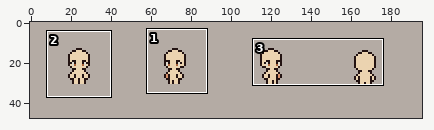
Pixel-art file, stored at Aseprite/ani/boy.aseprite. The first picture is a wide view before the edit; the outline marks the close-up.
Close-up. First the earlier version:
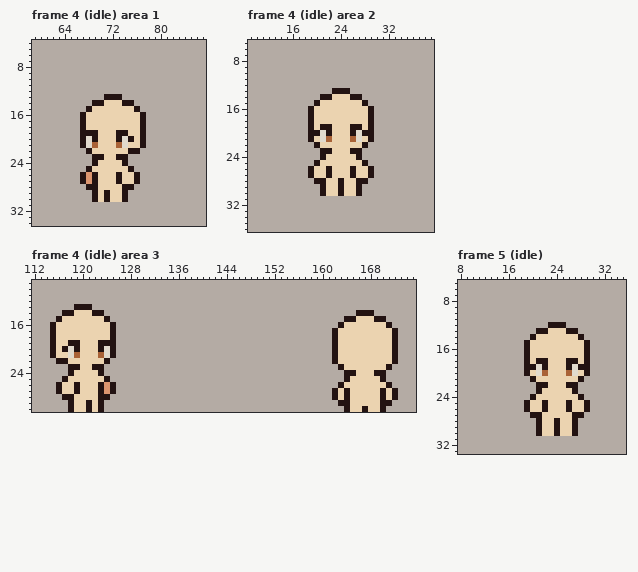
196x48 pixels, 56 frames. Shown: frame 4 (idle) area 1: x 59..87, y 4..34; frame 4 (idle) area 2: x 9..39, y 5..36; frame 4 (idle) area 3: x 112..175, y 9..30; frame 5 (idle): x 8..35, y 5..33. The commit also changed other frames or places, which this record leaves out.
Once edited:
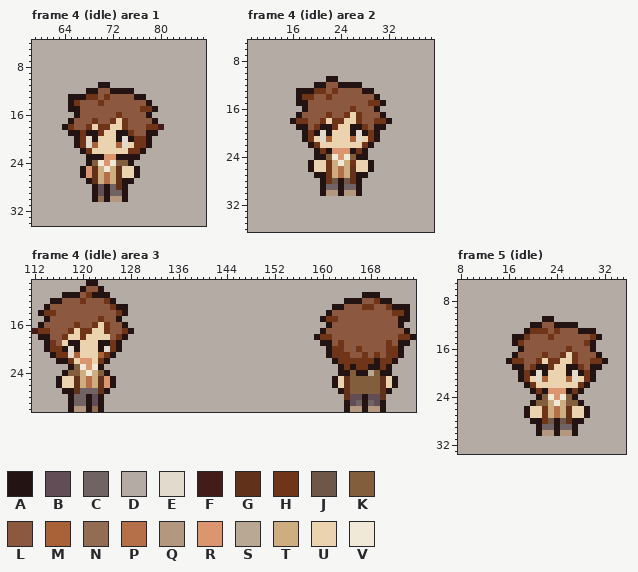
Palette (. is transparent): A #231312  B #624c55  C #716263  D #b4aba4  E #e1dacd  F #431c19  G #61311a  H #703519  J #6e5648  K #835e3c  L #8c5940  M #a96237  N #926d54  P #b5704a  Q #b4977f  R #db956f  S #b9a994  T #ceae81  U #ebd3b0  V #f1e9d7
Diff:
Changed rows in their new state; - is an unchanged pixel.
Frame 4 (idle) area 1, layers "动画/hair01 _duan", "动画/cloth", "动画/body":
first column x 64:
11 ------AA---------
12 ----AALLAAAA-----
13 -AAAHHLHLLLLAA---
14 -AHLLLHLLLLLLLA--
15 -AALLLLLLLLLLHHA-
16 --ALLLLLLHLLLLA--
17 -ALLLHLLH-HLLLLA-
18 AHLLH-HH--HLLLHHF
19 -AAH--H----HLLAA-
20 --AH--------HHA--
21 --AH--------HHA--
22 ---AH------HHA---
23 ----A--RR--AA----
24 ----AKVRVKKA-----
25 ---ARGTVTG-UA----
26 -----GTPTG-------
27 ---DAGTPTGAAD----
28 ----D-BACG-D-----
29 ------B-CC-------
30 ------N-QQ-------
Frame 4 (idle) area 2, layers "动画/hair01 _duan", "动画/cloth", "动画/body":
first column x 16:
11 ------AA---------
12 ----AALLAAAA-----
13 -AAAHHLHLLLLAA---
14 -AHHLLHLLLLLLLA--
15 -AALLLLLLLLLLHHA-
16 --ALLLLLLLHLLLA--
17 -ALLLLHLLH-HLLLA-
18 AHHLLH-HH--HLLHHA
19 -AALH--H----HLAA-
20 --AH---------HA--
21 --AH---------HA--
22 ---AH-------HA---
23 ----AH-RRR-HA----
24 ----A-KVRVK-A----
25 ---AU-HTVTH-UA---
26 ------HTPTG------
27 ---DAAHTPTGAAD---
28 ----D-HJ-JG-D----
29 ------CC-CC------
30 ------QQ-QQ------
Frame 4 (idle) area 3, layers "动画/hair01 _duan", "动画/cloth", "动画/body":
first column x 112:
 9 ---------AA-----------------------------------------------------
10 --------ALLA----------------------------------------------------
11 -----AAALHAAA------------------------------------------AAA------
12 ---AALLLHLLLHA--------------------------------------AAALLHAA----
13 --ALLLLLLLLLLHAA----------------------------------AALLLHHLLHAAA-
14 -AHHLLLLLLLLLLHA---------------------------------ALLLLLLLLLLHHA-
15 --ALLLLLLLLHLLA---------------------------------AHHLLLLLLLLLLAA-
16 -ALLLLLHLLH-HLLA---------------------------------ALLLLLLLLLLLA--
17 FHHLLLH-HH--HLLHA-------------------------------ALLLLLLLLLLLLLA-
18 -AALLH--H----LHA-------------------------------AHHLLLLLLLLLLLHHA
19 --AHL--------HA---------------------------------AALHLLLLLLLHLAA-
20 --AHH--------HA----------------------------------AHHLLHLLLLHHA--
21 ----HH------H------------------------------------AHHHLLHLHLHHA--
22 ------H-RR-H---------------------------------------HHHHHHAHH----
23 -------KVRV-----------------------------------------HAHHAAH-----
24 -----AKKTVTKA--------------------------------------A-KAASK-A----
25 ----AU-GTPTGRA------------------------------------AUGKKKKKGUA---
26 -------GTPTG--------------------------------------AUGKKKKKGUA---
27 ----DAAGCCCGAD------------------------------------DAGKKKKKGAD---
28 -----D-CCAB-D-------------------------------------DDGBBABBGDD---
29 -------CC-B----------------------------------------D-BCACB-D----
30 -------QQ-N------------------------------------------QQ-QQ------
Frame 5 (idle), layers "动画/hair01 _duan", "动画/cloth", "动画/body":
first column x 16:
11 ------AA---------
12 ----AALL--AA-----
13 ---AHHHLHLLLAAA--
14 -AAHLLLHLLLLLLHA-
15 -AHLLLLLLLLLLHA--
16 --ALLLLLLLHLLLA--
17 -ALLLLHLLH-HLLLA-
18 AHHLLHUHH-UHLLHHA
19 -AALHA-H---AHLAA-
20 --AHA-A---A-AHA--
21 --AHUEM---MEUHA--
22 ---AHUU---UUHA---
23 ----AHARRRAHA----
24 ----DAKVRVKAD----
25 ---DAKKTVTKKAD---
26 ------HTPTG------
27 ---AUUHTPTGUUA---
28 ----A-HJ-JG-A----
29 ------CC-CC------
30 ------QQ-QQ------
